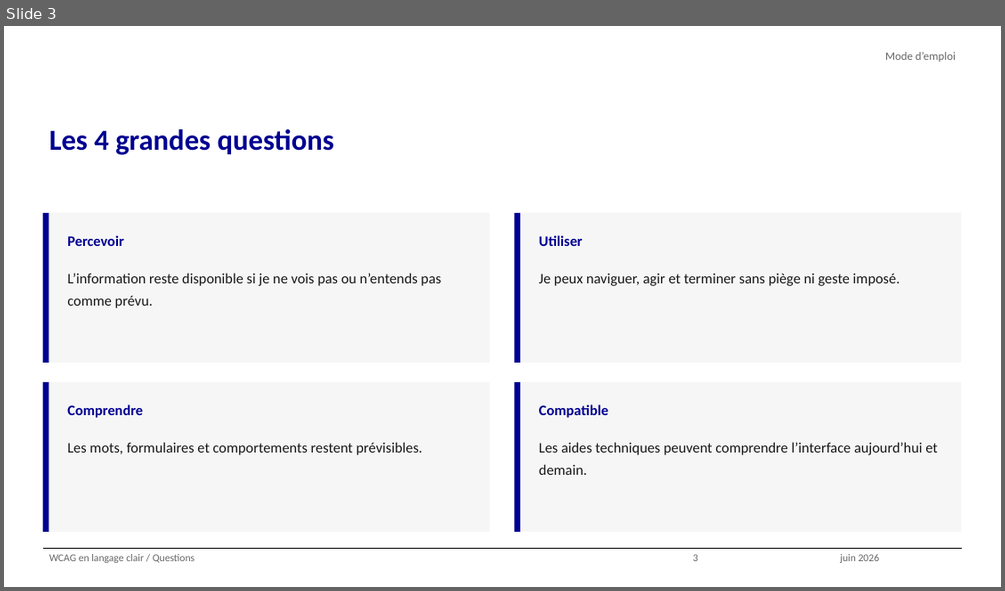
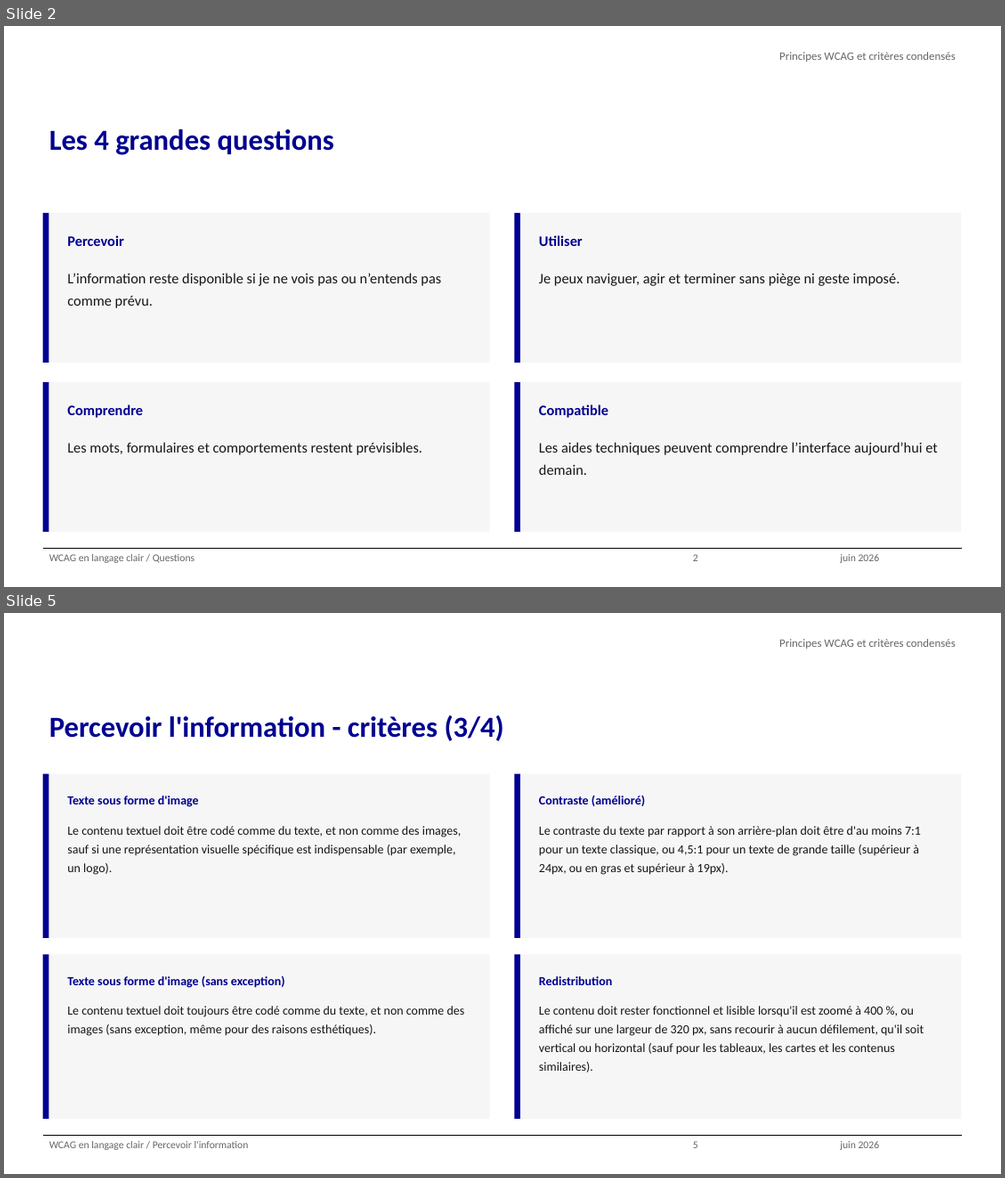
Before and after one commit to alexandra-guiderdoni/usine-fabrication-igpde-102846-ay11, a slide deck: WCAG en langage clair - condensé.pptx. Shown one above the other, each under a label of ours: slide 3 before the commit, slides 2 and 5 after it; the slides between them are not shown. The pictures are 1005x591 and 1005x1178 pixels, drawn with LibreOffice and Linux fonts; fonts in the diff are those of the drawing; background and template pictures are left out. Boxes give left, top, right and bottom in pixels: in the first picture for what was removed or moved away, otherwise in the second. Text is boxed around its words. In the diff, an @@ line names an element or a change of style, - is before the commit and + after.

```diff
--- a/WCAG en langage clair - condensé.pptx
+++ b/WCAG en langage clair - condensé.pptx
@@ slide 5 added at [4,613,1001,1174], background #FFFFFF; not listed: 1 template element that a slide beside it also shows @@
@@ text added at [779,639,955,649], 11 pt, text #666666 @@
+Principes WCAG et critères condensés
@@ title added at [49,715,504,741], 28 pt, text #000091, bold @@
+Percevoir l'information - critères (3/4)
@@ rectangle added at [43,774,48,938], fill #000091 @@
@@ rectangle added at [48,774,489,938], fill #F6F6F6 @@
@@ text added at [67,795,199,807], 12 pt, text #000091, bold @@
+Texte sous forme d'image
@@ rectangle added at [514,774,520,938], fill #000091 @@
@@ rectangle added at [520,774,961,938], fill #F6F6F6 @@
@@ text added at [539,795,645,806], 12 pt, text #000091, bold @@
+Contraste (amélioré)
@@ text added at [67,826,461,875], 12 pt, text #161616 @@
+Le contenu textuel doit être codé comme du texte, et non comme des images, sauf si une représentation visuelle spécifique est indispensable (par exemple, un logo).
@@ text added at [539,826,921,875], 12 pt, text #161616 @@
+Le contraste du texte par rapport à son arrière-plan doit être d'au moins 7:1 pour un texte classique, ou 4,5:1 pour un texte de grande taille (supérieur à 24px, ou en gras et supérieur à 19px).
@@ rectangle added at [43,954,48,1118], fill #000091 @@
@@ rectangle added at [48,954,489,1118], fill #F6F6F6 @@
@@ rectangle added at [514,954,520,1118], fill #000091 @@
@@ rectangle added at [520,954,961,1118], fill #F6F6F6 @@
@@ text added at [67,976,285,988], 12 pt, text #000091, bold @@
+Texte sous forme d'image (sans exception)
@@ text added at [539,976,612,985], 12 pt, text #000091, bold @@
+Redistribution
@@ text added at [67,1005,465,1036], 12 pt, text #161616 @@
+Le contenu textuel doit toujours être codé comme du texte, et non comme des images (sans exception, même pour des raisons esthétiques).
@@ text added at [539,1005,923,1072], 12 pt, text #161616 @@
+Le contenu doit rester fonctionnel et lisible lorsqu'il est zoomé à 400 %, ou affiché sur une largeur de 320 px, sans recourir à aucun défilement, qu'il soit vertical ou horizontal (sauf pour les tableaux, les cartes et les contenus similaires).
@@ text added at [49,1141,249,1150], 10 pt, text #666666 @@
+WCAG en langage clair / Percevoir l'information
@@ text added at [693,1141,698,1148], 10 pt, text #666666 @@
+5
@@ text added at [840,1141,880,1150], 10 pt, text #666666 @@
+juin 2026
@@ what was slide 3 is now slide 2 @@
@@ slide 2 changed as well @@
@@ text at [779,52,955,62]: text changed @@
-Mode d’emploi
+Principes WCAG et critères condensés
```
Also in this commit, not shown: 1 other slide changed, 10 other slides added, 21 slides removed, 4 other files.
